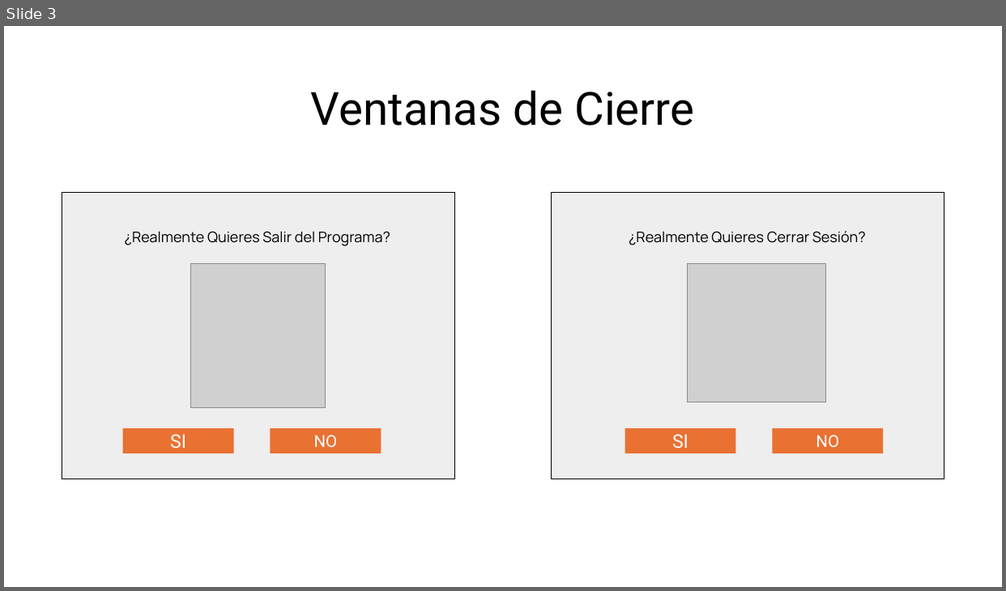
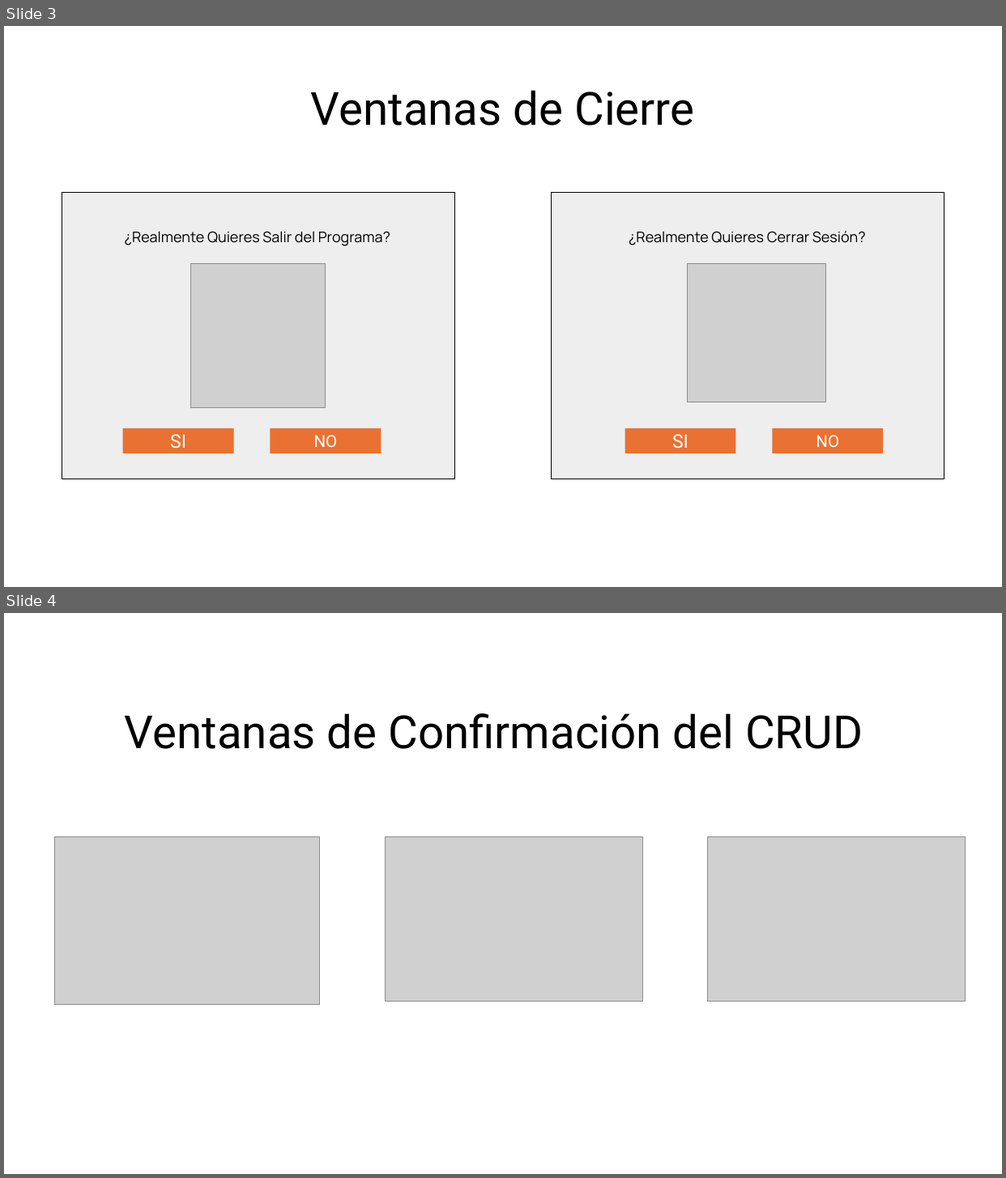
Before and after one commit to cotanol/ProyectoAsistenciaUNFV, a slide deck: GUIDESIGN.pptx. Shown one above the other, each under a label of ours: slide 3 before the commit, slides 3 and 4 after it. The pictures are 1006x591 and 1006x1178 pixels, drawn with LibreOffice and Linux fonts; fonts in the diff are those of the drawing; grey boxes stand for pictures. Boxes give left, top, right and bottom in pixels: in the first picture for what was removed or moved away, otherwise in the second. Text is boxed around its words. In the diff, an @@ line names an element or a change of style, - is before the commit and + after.

```diff
--- a/GUIDESIGN.pptx
+++ b/GUIDESIGN.pptx
@@ slide 4 added at (4, 613, 1002, 1174), background #FFFFFF @@
@@ title added at (125, 713, 863, 749), 44 pt, text #000000 @@
+Ventanas de Confirmación del CRUD
@@ picture added at (55, 837, 319, 1005) @@
@@ picture added at (386, 837, 643, 1002) @@
@@ picture added at (708, 837, 965, 1002) @@
```
Also in this commit, not shown: 7 slides changed, 12 other slides added, 5 slides removed, 11 other files.
